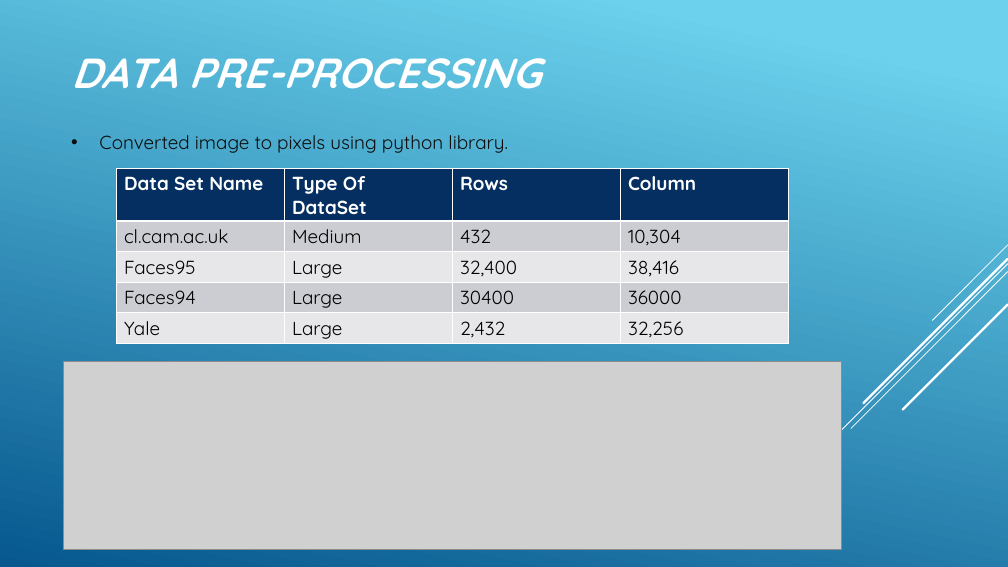
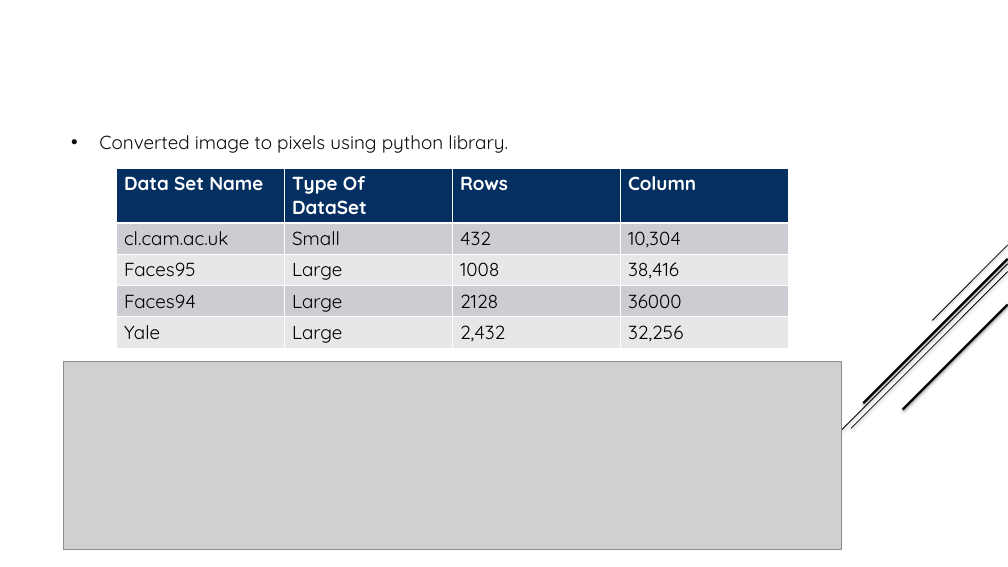
Before and after one commit to chittaranjan-rath/Parallel-Face-Recognition, a slide deck: slide 5 of Parellel_Face_Recognition.pptx. Drawn at 1008x567 pixels with LibreOffice and Linux fonts; fonts in the diff are those of the drawing; grey boxes stand for pictures. Boxes give left, top, right and bottom in pixels: in the first picture for what was removed or moved away, otherwise in the second. Text is boxed around its words. In the diff, an @@ line names an element or a change of style, - is before the commit and + after.

Commit message:
Added PPT

```diff
--- a/Parellel_Face_Recognition.pptx
+++ b/Parellel_Face_Recognition.pptx
@@ background gradient #6ED2EB to #06588E to #FFFFFF @@
@@ text removed at bbox=[71, 58, 540, 89] @@
-DATA PRE-PROCESSING
@@ text "Converted image to pixels using ..." at bbox=[99, 135, 508, 153]: indent changed @@
@@ table at bbox=[116, 168, 788, 347] @@
-row 2, column 2: Medium
+row 2, column 2: Small
-row 3, column 3: 32,400
+row 3, column 3: 1008
-row 4, column 3: 30400
+row 4, column 3: 2128
@@ fill #E7E8EA to #E7E7EA in 8 cells @@
@@ borders changed @@
@@ line (1008, 264) - (761, 510): stroke #FFFFFF 0.75 pt to #000000 0.74 pt @@
@@ line (1008, 259) - (864, 403): stroke #FFFFFF 2.25 pt to #000000 2.24 pt @@
@@ line (1008, 245) - (932, 321): stroke #FFFFFF 0.75 pt to #000000 0.74 pt @@
@@ line (1008, 271) - (851, 429): stroke #FFFFFF 0.75 pt to #000000 0.74 pt @@
@@ line (1008, 305) - (903, 410): stroke #FFFFFF 2.25 pt to #000000 2.24 pt @@
```
Also in this commit, not shown: 9 other slides changed, 14 slides added, 3 slides removed.
